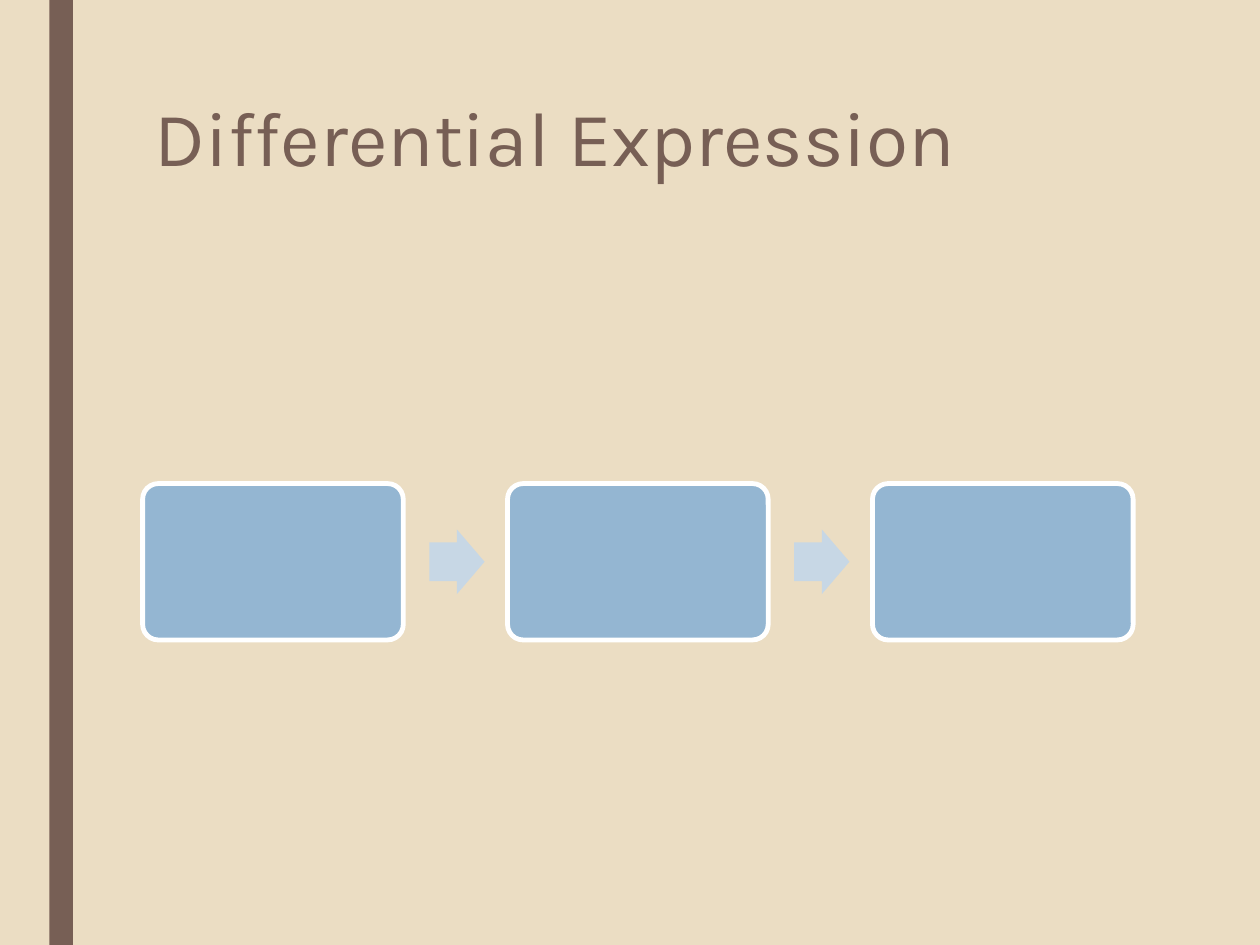
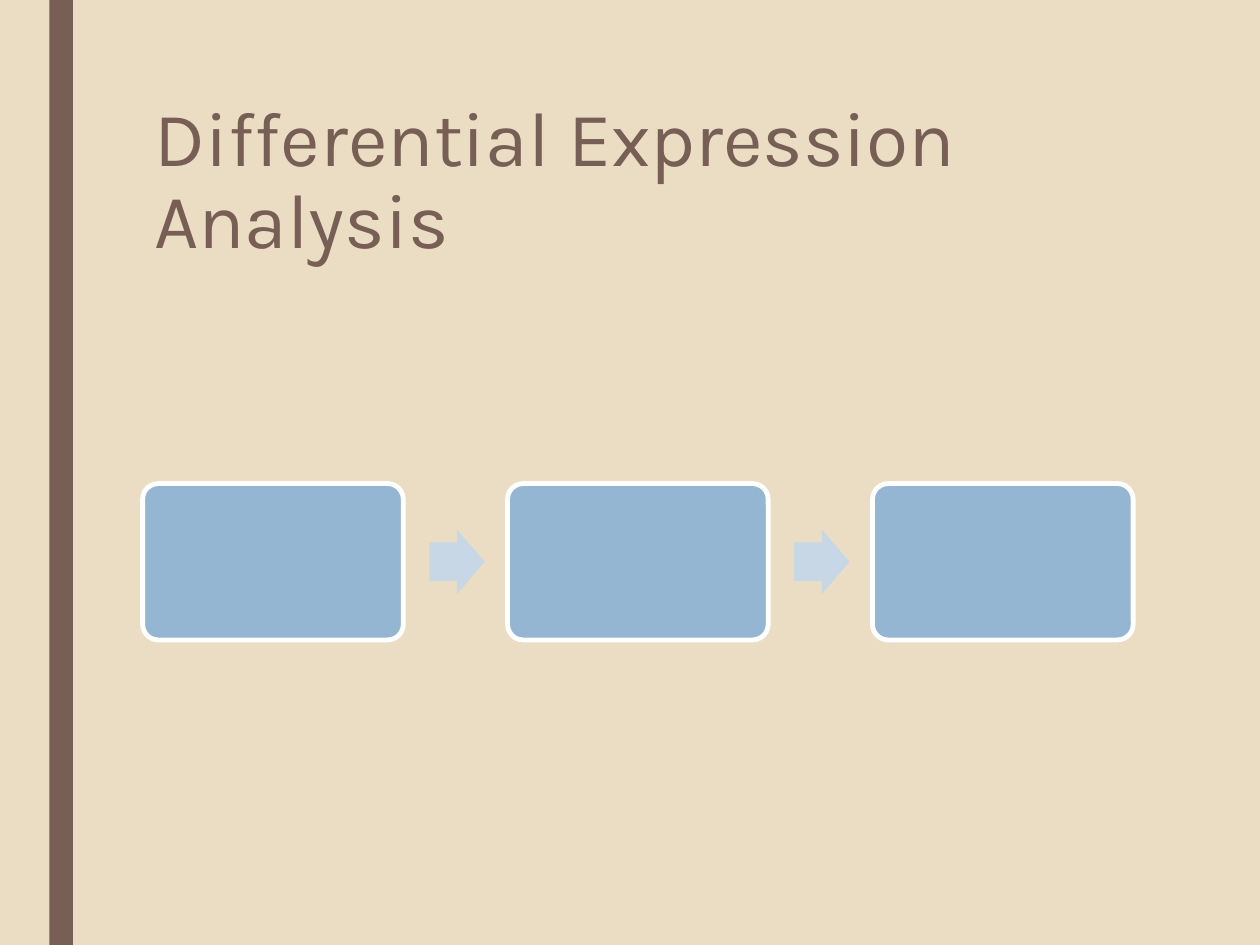
Before and after one commit to katholan/BCB546X-Spring2017_Valerin_final_project, a slide deck: slide 10 of asparagus.pptx (slide 9 before the commit). Drawn at 1260x945 pixels with LibreOffice and Linux fonts; fonts in the diff are those of the drawing. Boxes give left, top, right and bottom in pixels: in the first picture for what was removed or moved away, otherwise in the second. Text is boxed around its words. In the diff, an @@ line names an element or a change of style, - is before the commit and + after.

```diff
--- a/asparagus.pptx
+++ b/asparagus.pptx
@@ title at bbox=[154, 113, 955, 266]: text changed @@
-Differential Expression
+Differential Expression Analysis
```
Also in this commit, not shown: 3 other slides changed, 5 slides added, 2 slides removed.
